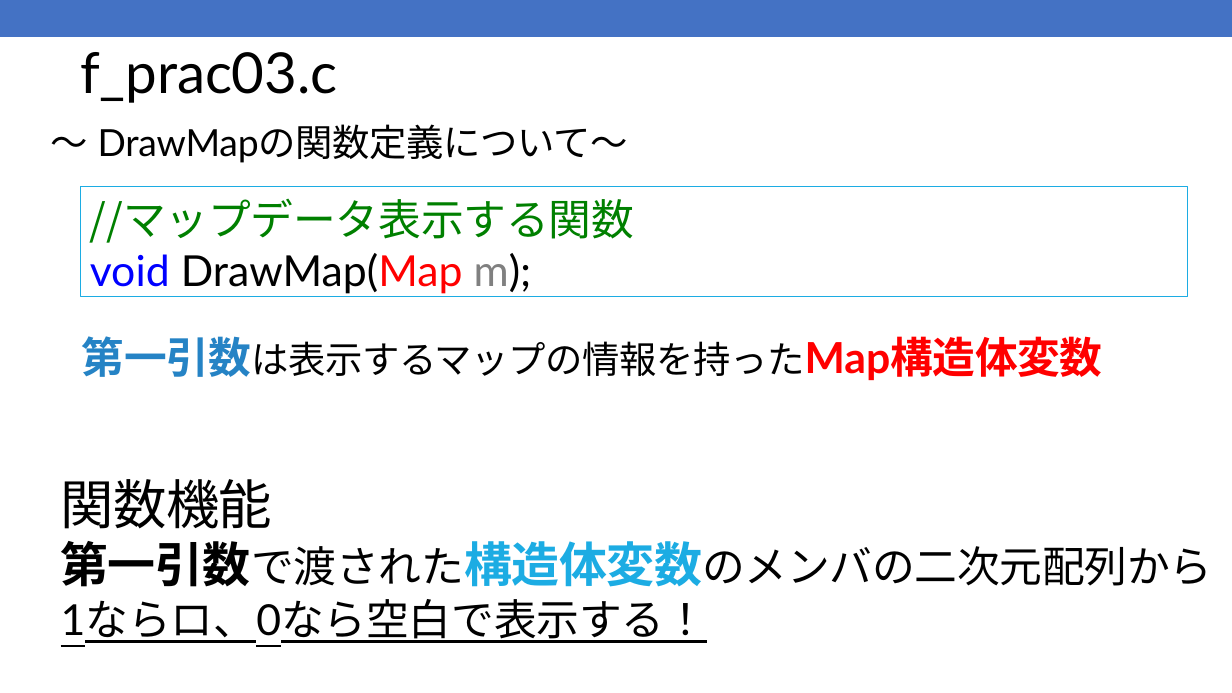
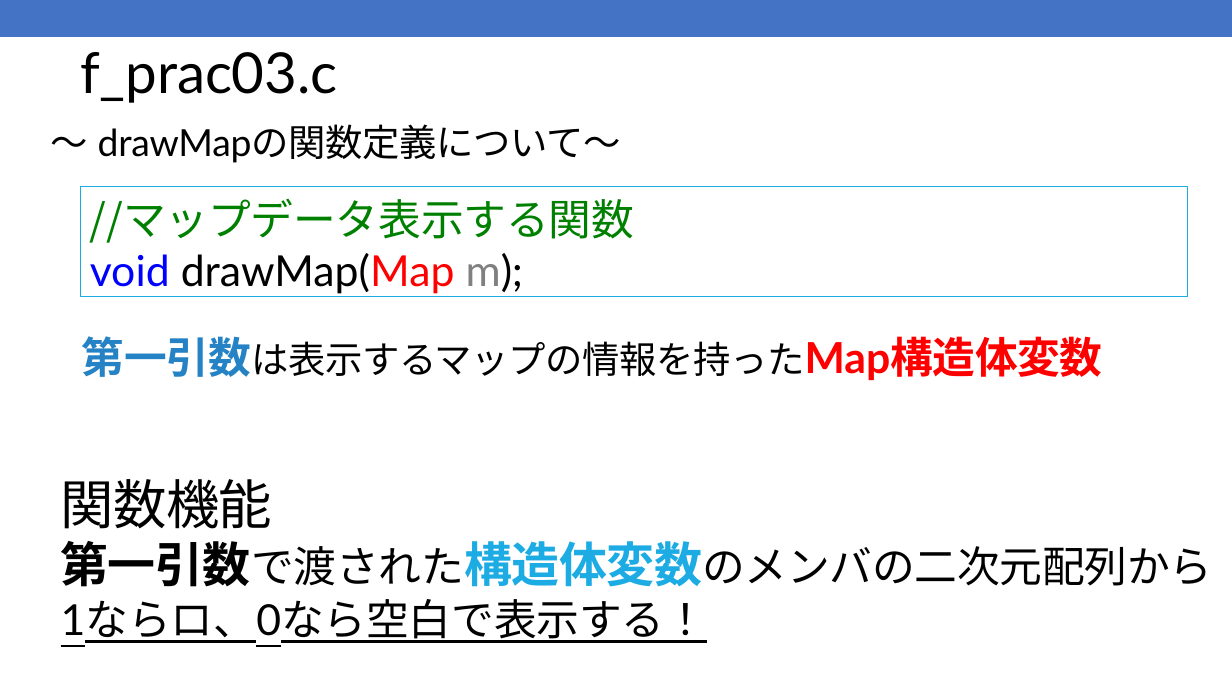
Before and after one commit to kic-murata/cpp2025, a slide deck: slide 27 of 授業資料/演習問題：ファイル処理.pptx (slide 45 before the commit). Drawn at 1232x693 pixels with LibreOffice and Linux fonts; fonts in the diff are those of the drawing. Boxes give left, top, right and bottom in pixels: in the first picture for what was removed or moved away, otherwise in the second. Text is boxed around its words. In the diff, an @@ line names an element or a change of style, - is before the commit and + after.

```diff
--- a/授業資料/演習問題：ファイル処理.pptx
+++ b/授業資料/演習問題：ファイル処理.pptx
@@ text at [98,124,621,163]: text changed @@
-～ DrawMapの関数定義について～
+～ drawMapの関数定義について～
@@ text in rectangle at [90,199,634,294]: text changed @@
-//マップデータ表示する関数 void DrawMap(Map m);
+//マップデータ表示する関数 void drawMap(Map m);
```
Also in this commit, not shown: 6 other slides changed, 21 slides removed, 4 other files.
